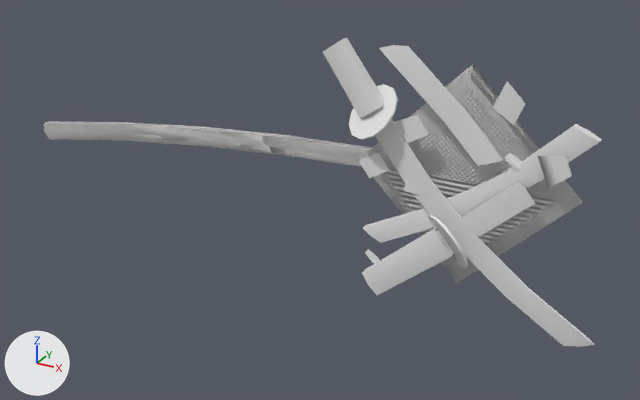
The OBJ model src/main/resources/assets/blade_tetra/model/modular/alpha9/nodachi_quickdraw_simple_wrapped.obj as it was, and as the next commit left it.
The view is the same before and after, from a camera (50 mm lens) standing at (162.0, -473.0, 202.0) and looking at (-97.0, -3.0, -33.0). The lights are fixed; the arrows at lower left show +X, +Y and +Z. The first picture is the older version. Where no turn or scale is listed for an object, it has been applied to the vertices. Vertices at exactly the same position are counted once.

The first picture shows 'blade', 'blade_fragment', 'item_blade', 'item_damaged', 'sheath' and 1 more.
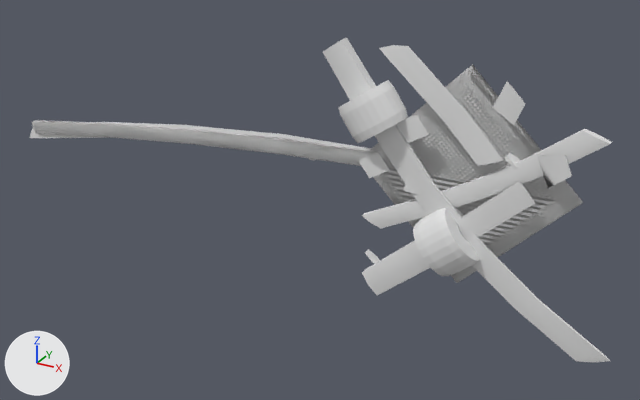
Changed parts and their boxes [x1, y1, x2, y2] in the pictures (640 x 400 px; the box of a moved part takes in the faces that stretch with it):
'item_blade', reshaped
    before: [323, 38, 602, 347]
    after: [323, 38, 612, 363]
'sheath', reshaped (not visible afterwards)
    before: [44, 121, 383, 167]
'effect', reshaped (not visible before)
    after: [32, 120, 381, 166]
'blade_fragment', moved, rescaled (mostly hidden before)
    before: [162, 125, 285, 136]
    after: [81, 122, 277, 138]
'blade', reshaped (mostly hidden)
    before: [48, 138, 405, 184]
    after: [30, 129, 405, 185]
part 1 of me_blade, moved or reshaped (not visible before)
    after: [30, 129, 112, 138]
part 4 of me_item_blade, rebuilt (17% shorter)
    before: [363, 124, 602, 243]
    after: [362, 129, 612, 228]
part 5 of me_item_blade, built on
    before: [349, 84, 398, 140]
    after: [338, 80, 408, 143]
part 6 of me_item_blade, moved or reshaped
    before: [375, 119, 595, 347]
    after: [375, 124, 610, 363]
part 7 of me_item_damaged, rebuilt (66% wider, 25% taller)
    before: [428, 214, 468, 268]
    after: [413, 208, 480, 276]

Edits to the bpy script that builds the scene:
```text
Change me_blade:
    used by ob_blade; location = (0.0, 0.0, 0.0)
    remove me_blade.from_pydata(...)  # 83 vertices, 139 faces; spans x -342.0..42.0, y -13.0..13.0, z -34.0..17.0
    add me_blade.from_pydata(...)  # 201 vertices, 379 faces; spans x -362.0..42.0, y -13.0..13.0, z -36.0..17.0
    me_blade part 1: 22 vertices moved from x -342.0..-125.0, y -1.0..1.0, z -34.0..7.0 to x -362.0..-130.0, y -1.0..1.0, z -36.0..7.0
    other edits to the shape of me_blade do not show in these pictures
Change me_blade_fragment:
    used by ob_blade_fragment; location = (0.0, 0.0, 0.0)
    remove me_blade_fragment.from_pydata(...)  # 22 vertices, 37 faces; spans x -342.0..-124.0, y -1.0..1.0, z -34.0..7.0
    add me_blade_fragment.from_pydata(...)  # 22 vertices, 37 faces; spans x -362.0..-130.0, y -1.0..1.0, z -36.0..7.0
    me_blade_fragment part 2: the whole mesh is scaled about its middle by (1.07, 1.05, 1.06), then moved by (-13.0, 0.0, -1.0)
Change me_effect:
    used by ob_effect; location = (0.0, 0.0, 0.0)
    remove me_effect.from_pydata(...)  # 72 vertices, 132 faces; spans x -342.0..-35.0, y -5.0..5.0, z -32.0..9.0
    add me_effect.from_pydata(...)  # 72 vertices, 132 faces; spans x -355.0..-35.0, y -4.0..4.0, z -30.0..9.0
    me_effect part 3: the whole mesh is multiplied about its middle by the matrix ((1.042, 0.0, 0.019), (0.0, 0.818, 0.0), (0.015, 0.0, 0.818)), then moved by (-7.0, 0.0, 0.0)
Change me_item_blade:
    used by ob_item_blade; location = (0.0, 0.0, 0.0)
    remove me_item_blade.from_pydata(...)  # 143 vertices, 235 faces; spans x -87.0..91.0, y -29.0..4.0, z -85.0..80.0
    add me_item_blade.from_pydata(...)  # 261 vertices, 475 faces; spans x -87.0..100.0, y -29.0..4.0, z -94.0..80.0
    me_item_blade part 4: the loose piece of 30 vertices spanning x -61.0..78.0, y -13.0..-7.0, z -48.0..48.0 is rebuilt with 30 vertices and now spans x -62.0..83.0, y -14.0..-8.0, z -38.0..46.0
    me_item_blade part 5: 25 vertices removed from x -72.0..-37.0, y -29.0..-2.0, z 23.0..53.0; 143 vertices added at x -76.0..-32.0, y -29.0..-2.0, z 18.0..58.0
    me_item_blade part 6: 22 vertices moved from x -28.0..91.0, y -17.0..-15.0, z -85.0..2.0 to x -26.0..100.0, y -17.0..-15.0, z -94.0..0.0
Change me_item_damaged:
    used by ob_item_damaged; location = (0.0, 0.0, 0.0)
    remove me_item_damaged.from_pydata(...)  # 145 vertices, 199 faces; spans x -71.0..71.0, y -30.0..4.0, z -83.0..81.0
    add me_item_damaged.from_pydata(...)  # 263 vertices, 439 faces; spans x -71.0..71.0, y -30.0..4.0, z -83.0..81.0
    me_item_damaged part 7: the loose piece of 26 vertices spanning x -18.0..13.0, y -30.0..-2.0, z -52.0..-18.0 is rebuilt with 144 vertices and now spans x -24.0..19.0, y -30.0..-2.0, z -57.0..-13.0
Change me_sheath:
    used by ob_sheath; location = (0.0, 0.0, 0.0)
    remove me_sheath.from_pydata(...)  # 72 vertices, 132 faces; spans x -342.0..-35.0, y -5.0..5.0, z -32.0..9.0
    add me_sheath.from_pydata(...)  # 72 vertices, 132 faces; spans x -355.0..-35.0, y -4.0..4.0, z -30.0..9.0
    me_sheath part 8: the whole mesh is multiplied about its middle by the matrix ((1.042, 0.0, 0.019), (0.0, 0.818, 0.0), (0.015, 0.0, 0.818)), then moved by (-7.0, 0.0, 0.0)
```
